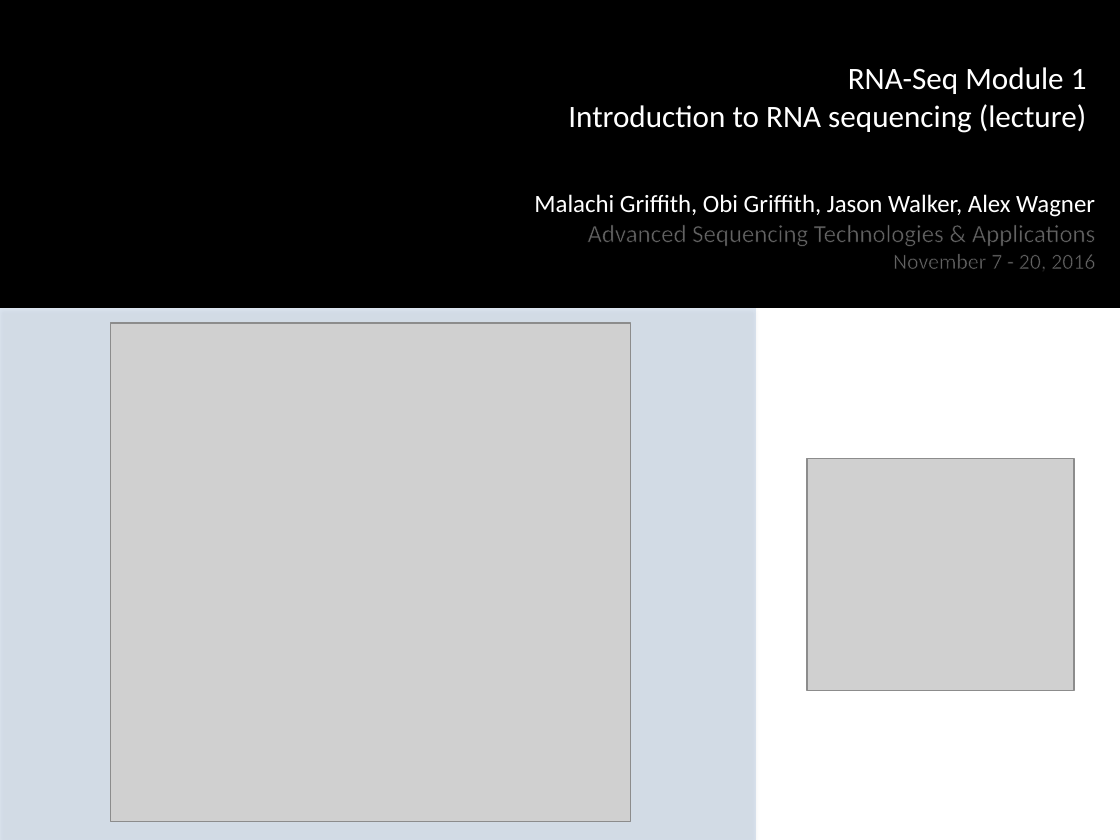
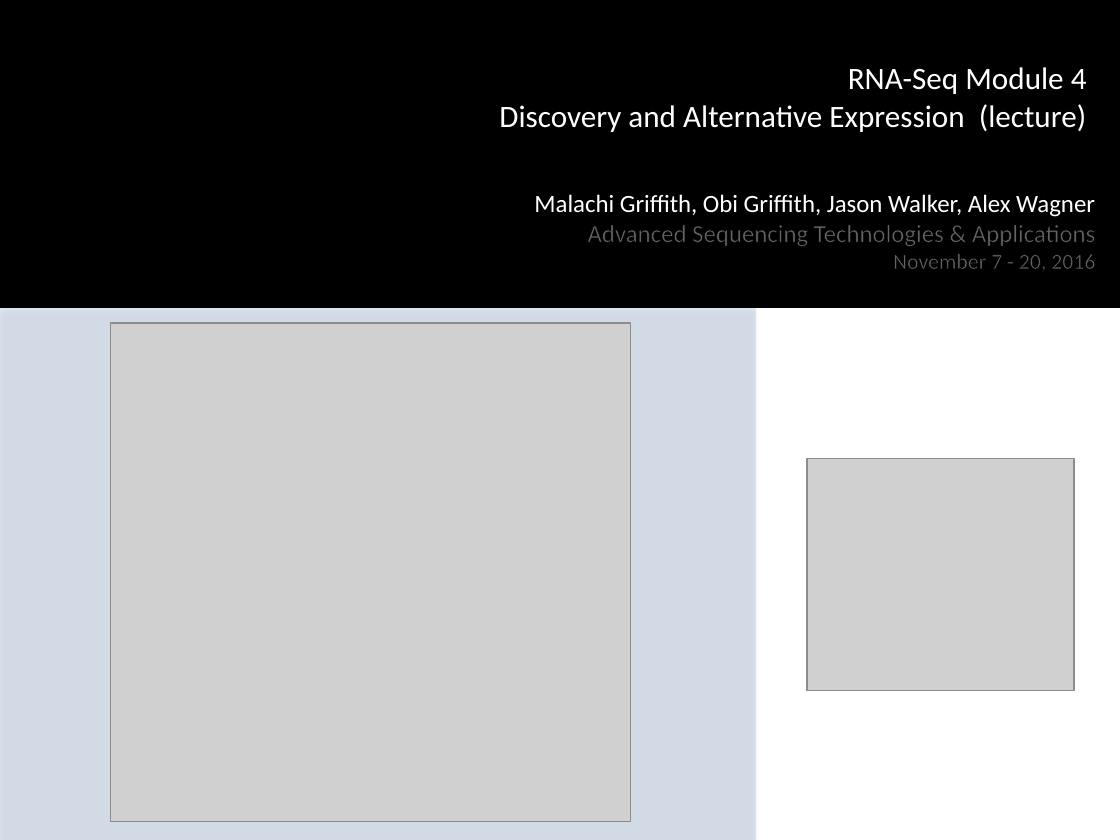
Before and after one commit to griffithlab/rnaseq_tutorial_wiki, a slide deck: slide 2 of LectureFiles/cshl/2016/RNASeq_Module4_Lecture.pptx. Drawn at 1120x840 pixels with LibreOffice and Linux fonts; fonts in the diff are those of the drawing; grey boxes stand for pictures; background and template pictures are left out. Boxes give left, top, right and bottom in pixels: in the first picture for what was removed or moved away, otherwise in the second. Text is boxed around its words. In the diff, an @@ line names an element or a change of style, - is before the commit and + after.

Commit message:
first rought update to module 4 lectures

```diff
--- a/LectureFiles/cshl/2016/RNASeq_Module4_Lecture.pptx
+++ b/LectureFiles/cshl/2016/RNASeq_Module4_Lecture.pptx
@@ text at (499, 67, 1087, 132): text changed @@
-RNA-Seq Module 1
-Introduction to RNA sequencing (lecture)
+RNA-Seq Module 4
+Discovery and Alternative Expression (lecture)
```
Also in this commit, not shown: 11 slides added, 5 other files.
